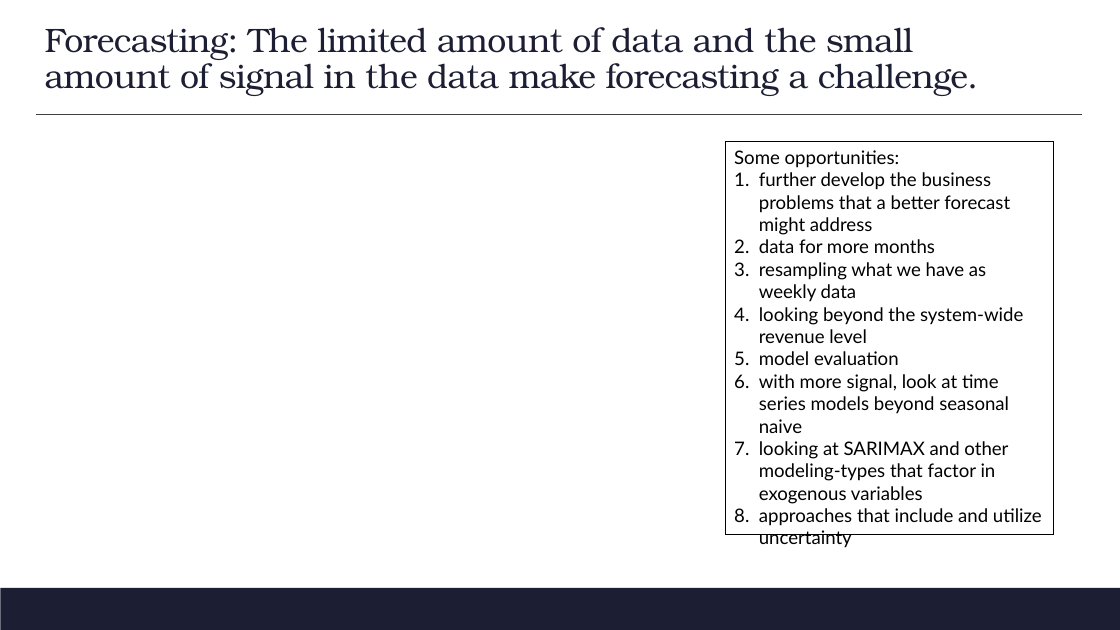
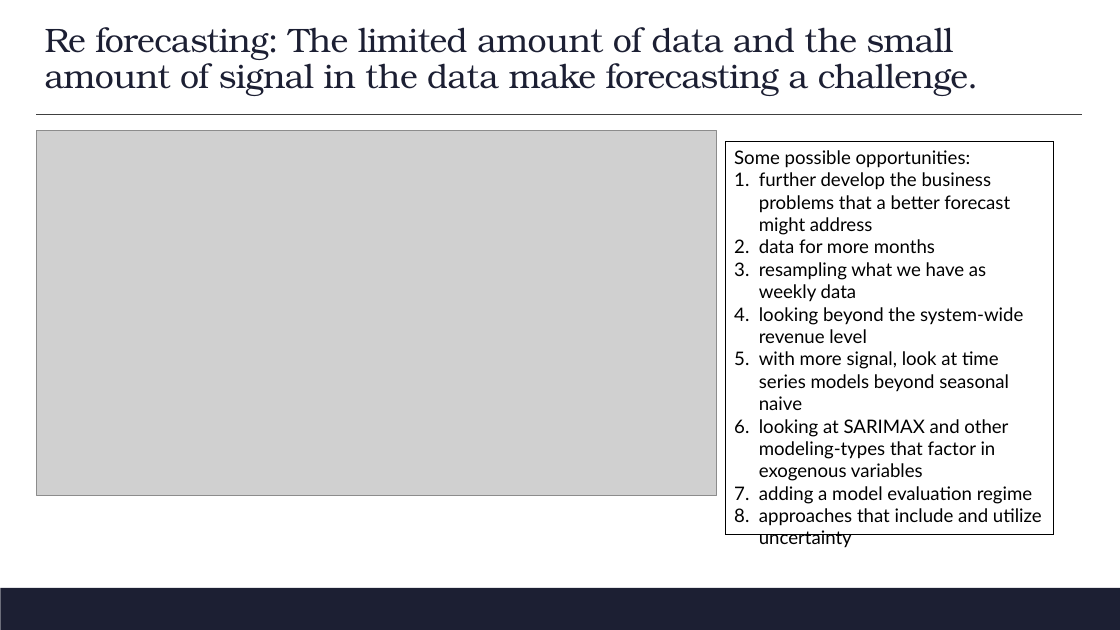
Before and after one commit to dkent287/Restaurant-Pricing, a slide deck: slide 20 of FDRC Deck.pptx (slide 17 before the commit). Drawn at 1120x630 pixels with LibreOffice and Linux fonts; fonts in the diff are those of the drawing; grey boxes stand for pictures; background and template pictures are left out. Boxes give left, top, right and bottom in pixels: in the first picture for what was removed or moved away, otherwise in the second. Text is boxed around its words. In the diff, an @@ line names an element or a change of style, - is before the commit and + after.

```diff
--- a/FDRC Deck.pptx
+++ b/FDRC Deck.pptx
@@ title at <box>45,27,978,96</box>: text changed @@
-Forecasting: The limited amount of data and the small amount of signal in the data make forecasting a challenge.
+Re forecasting: The limited amount of data and the small amount of signal in the data make forecasting a challenge.
@@ picture added at <box>36,130,717,496</box> @@
@@ text in rectangle at <box>734,150,971,168</box>: text changed @@
-Some opportunities:
+Some possible opportunities:
@@ text in rectangle at <box>759,351,899,365</box>: paragraph removed @@
-5. model evaluation
@@ text in rectangle at <box>759,486,1032,504</box>: paragraph added @@
+7. adding a model evaluation regime
```
Also in this commit, not shown: 11 other slides changed, 9 slides added, 6 slides removed, 2 other files.
